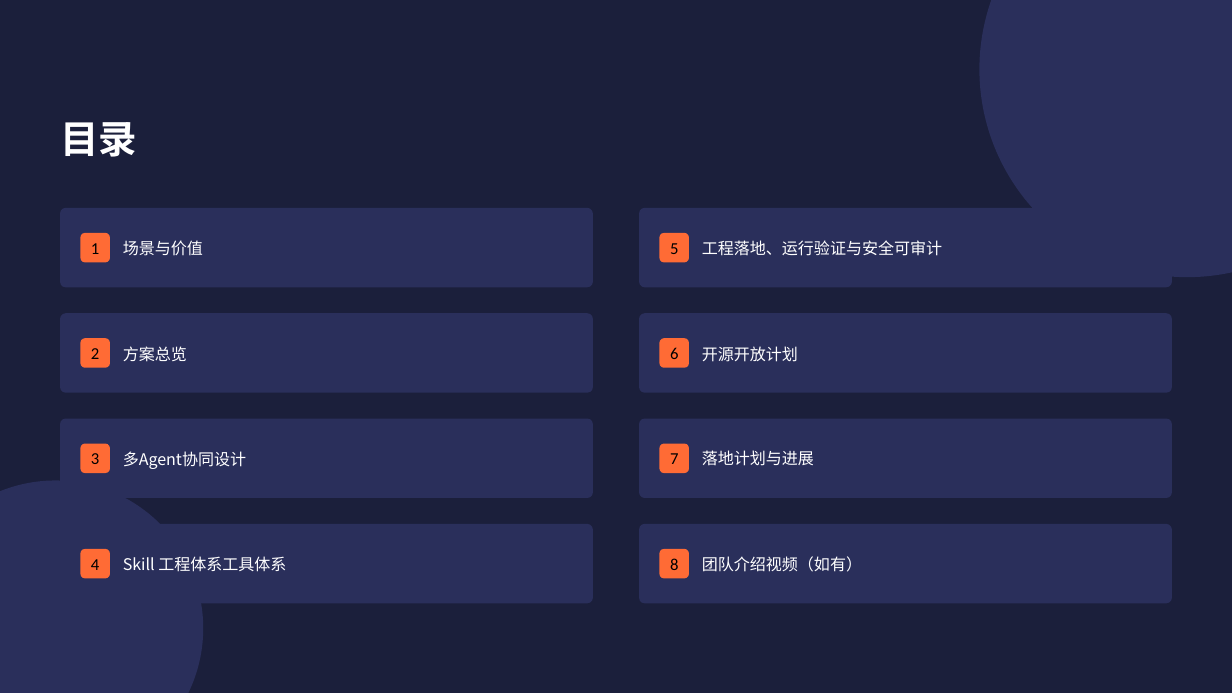
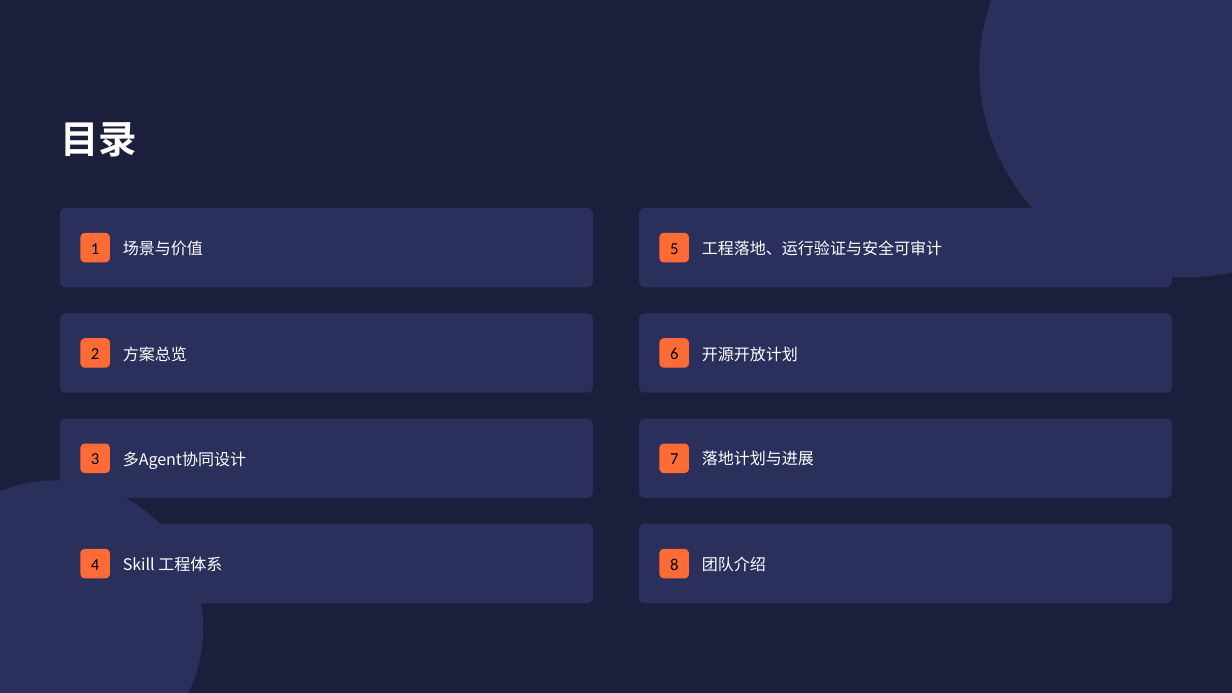
Before and after one commit to libo9922/edge-aiops-demo, a slide deck: slide 3 of docs/edge-aiops-submission.pptx. Drawn at 1232x693 pixels with LibreOffice and Linux fonts; fonts in the diff are those of the drawing. Boxes give left, top, right and bottom in pixels: in the first picture for what was removed or moved away, otherwise in the second. Text is boxed around its words. In the diff, an @@ line names an element or a change of style, - is before the commit and + after.

```diff
--- a/docs/edge-aiops-submission.pptx
+++ b/docs/edge-aiops-submission.pptx
@@ text at [123,556,222,572]: text changed @@
-Skill 工程体系工具体系
+Skill 工程体系
@@ text at [702,556,766,572]: text changed @@
-团队介绍视频（如有）
+团队介绍
```
Also in this commit, not shown: 1 other slide changed, 1 other file.
